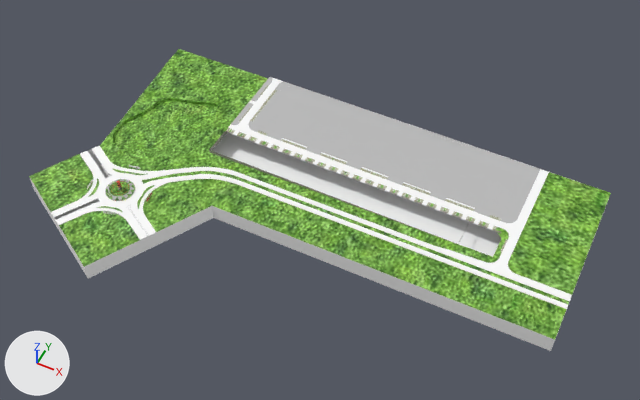
An edit to the FBX model Assets/model/environmentnew.fbx, drawn before and after from the same camera.
Rendered twice from a camera (50 mm lens) standing at (7222.0, -7579.0, 10380.0) and looking at (3091.0, 684.0, 51.0). The axes (+X, +Y, +Z) are drawn at lower left. The lights are the same throughout. Where no turn or scale is listed for an object, it has been applied to the vertices.
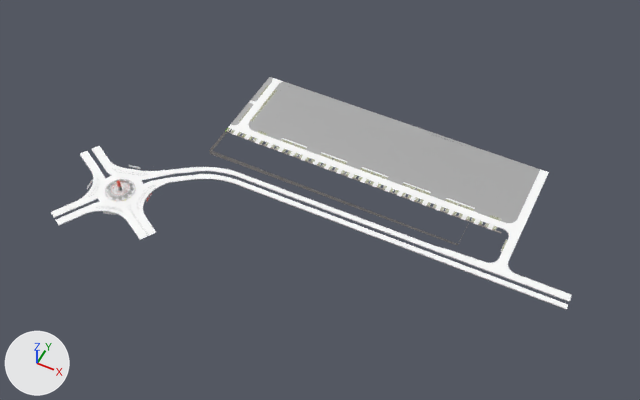
Where the newer file only moved an object's origin or applied its transform, the numbers keep the older frame.

Pixel boxes (x1, y1, x2, y2) of what changed, in the pictures (640 x 400 px):
'grass', deleted (green)
    before: (29, 49, 611, 339)
'polySurface69138', deleted
    before: (30, 87, 609, 351)

The change, as a diff of the scene's bpy script:
```diff
--- a/Assets/model/environmentnew.fbx.py
+++ b/Assets/model/environmentnew.fbx.py
@@ ob_polysurface69138 @@
-ob_polysurface69138 = bpy.data.objects.new('polySurface69138', me_mesh_022)
-ob_polysurface69138.location = (0.0, 0.0, 0.0)
@@ ob_grass @@
-ob_grass = bpy.data.objects.new('grass', me_mesh_016)
-ob_grass.location = (2728.0, 459.0, 10.0)
```
